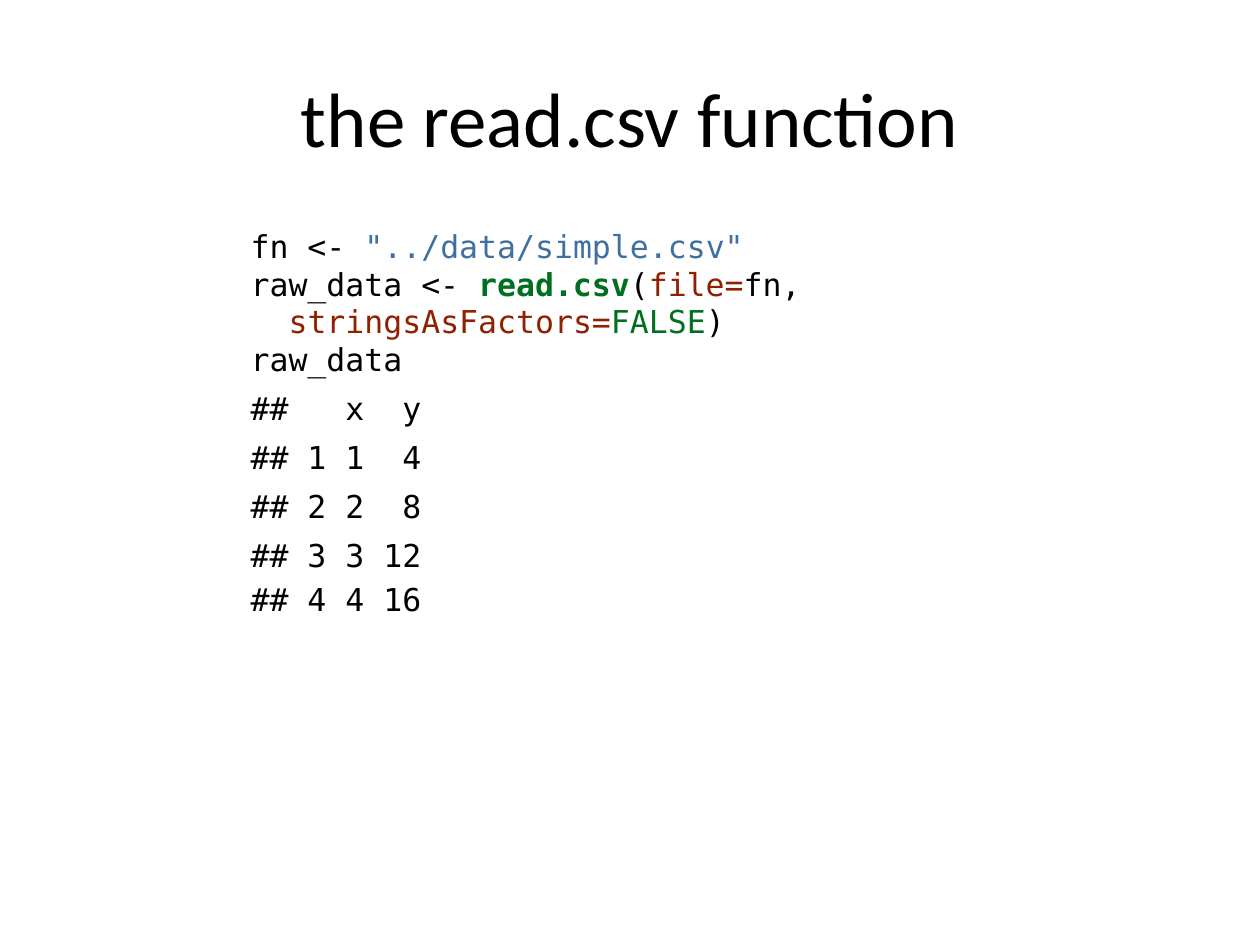
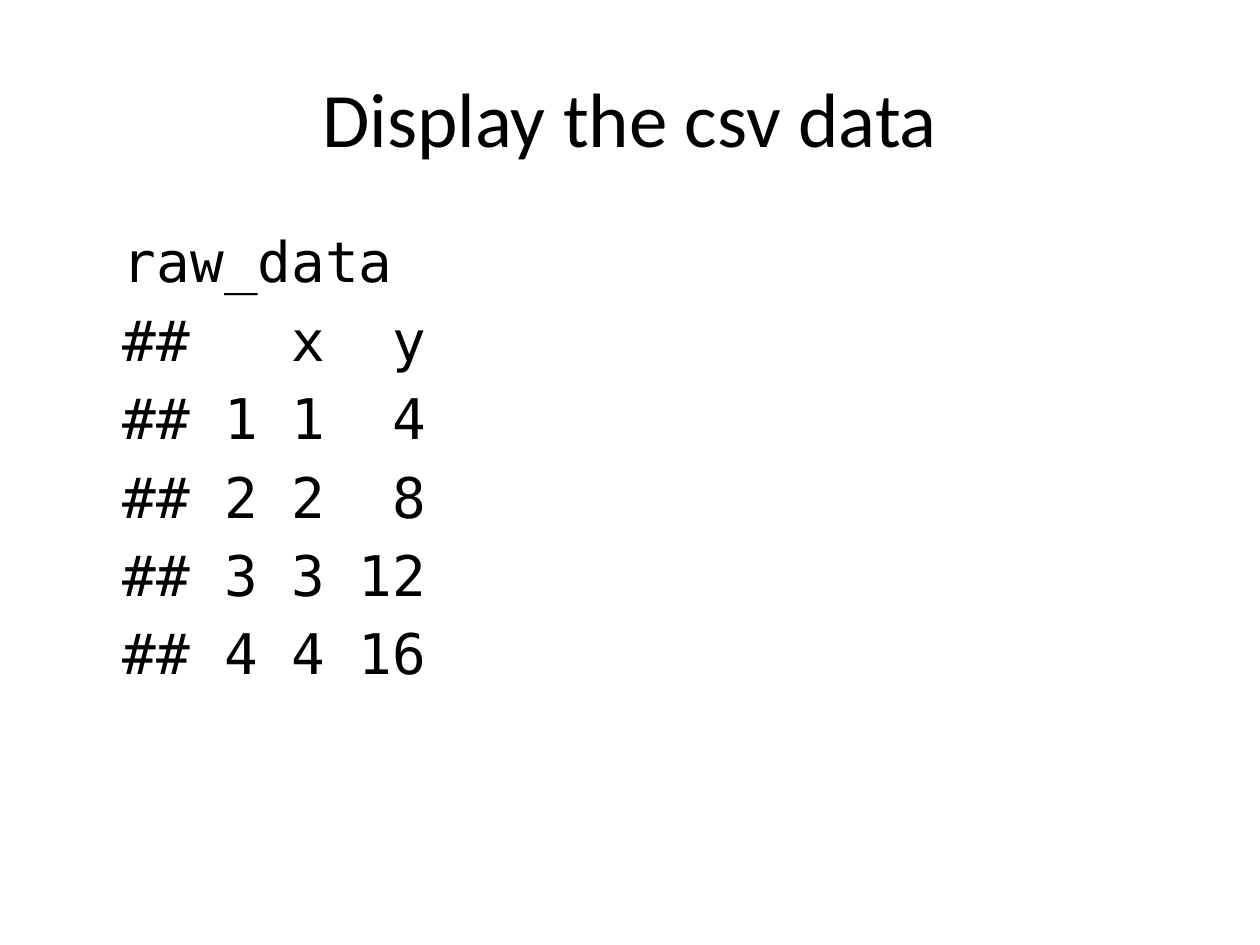
Before and after one commit to pmean/classes, a slide deck: slide 5 of introduction-to-r/src/v03-slides-and-speaker-notes.pptx (slide 4 before the commit). Drawn at 1260x945 pixels with LibreOffice and Linux fonts; fonts in the diff are those of the drawing. Boxes give left, top, right and bottom in pixels: in the first picture for what was removed or moved away, otherwise in the second. Text is boxed around its words. In the diff, an @@ line names an element or a change of style, - is before the commit and + after.

```diff
--- a/introduction-to-r/src/v03-slides-and-speaker-notes.pptx
+++ b/introduction-to-r/src/v03-slides-and-speaker-notes.pptx
@@ title at (322,93,936,160): text changed @@
-the read.csv function
+Display the csv data
@@ text at (123,239,393,294): text changed; size 18 to 32 pt @@
-fn <- "../data/simple.csv"
-raw_data <- read.csv(file=fn,
-stringsAsFactors=FALSE)
-raw_data
+raw_data
@@ text at (224,330,427,675): size 18 to 32 pt in "## x y ## 1 1 4 ..."; indent changed; more space between paragraphs @@
```
Also in this commit, not shown: 18 other slides changed, 7 slides added, 6 other files.
